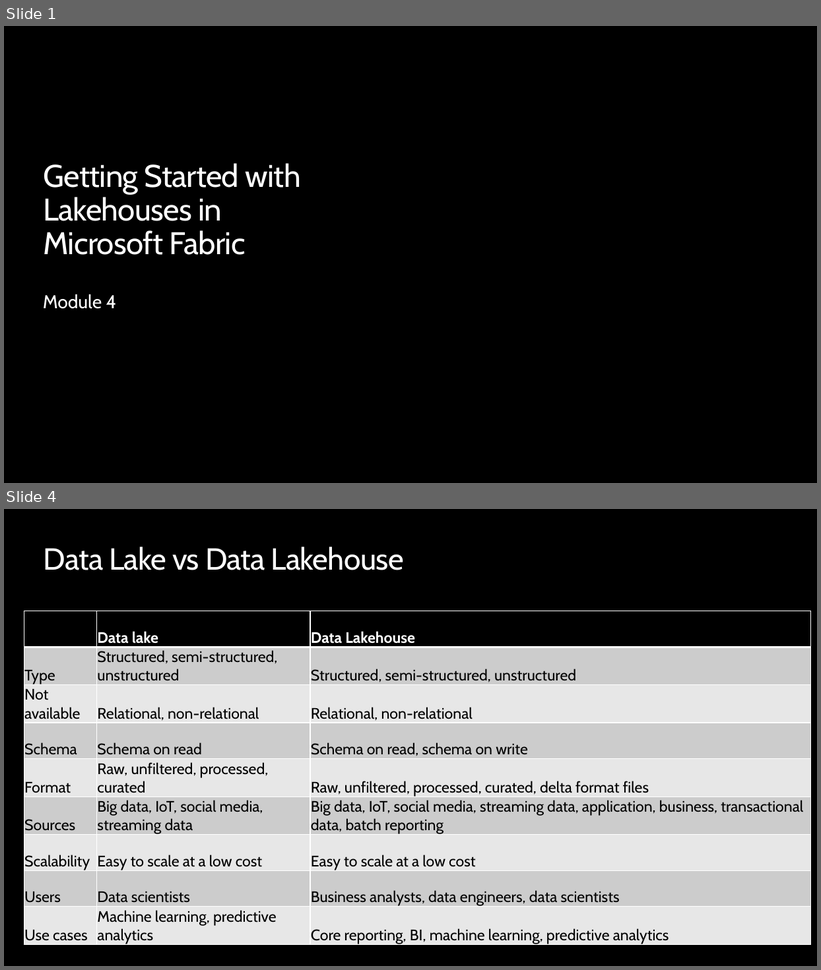
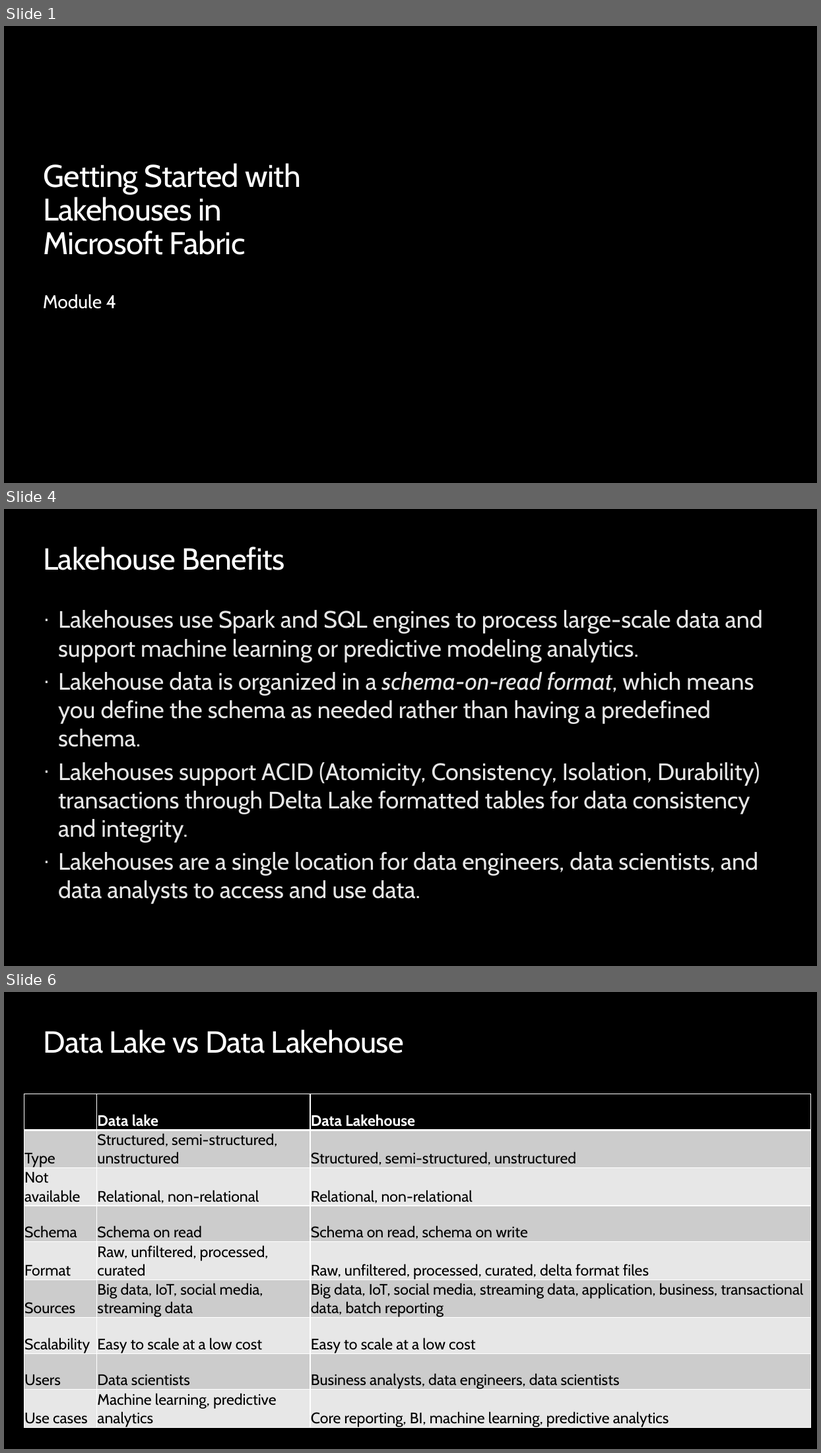
Before and after one commit to opsgility/fabric, a slide deck: slides/Dantoni-Opsgility-MSFabric-Module4.pptx. Shown one above the other, each under a label of ours: slides 1 and 4 before the commit, slides 1, 4 and 6 after it; the slides between them are not shown. The pictures are 821x970 and 821x1453 pixels, drawn with LibreOffice and Linux fonts; fonts in the diff are those of the drawing; background and template pictures are left out. Boxes give left, top, right and bottom in pixels: in the first picture for what was removed or moved away, otherwise in the second. Text is boxed around its words. In the diff, an @@ line names an element or a change of style, - is before the commit and + after.

```diff
--- a/slides/Dantoni-Opsgility-MSFabric-Module4.pptx
+++ b/slides/Dantoni-Opsgility-MSFabric-Module4.pptx
@@ slide 4 added at <box>4,509,817,966</box>, background #000000 @@
@@ title added at <box>43,547,284,570</box>, 36 pt, text #FFFFFF @@
+Lakehouse Benefits
@@ text added at <box>58,610,763,904</box>, 28 pt, text #E6E6E6 @@
+· Lakehouses use Spark and SQL engines to process large-scale data and support machine learning or predictive modeling analytics.
+· Lakehouse data is organized in a schema-on-read format, which means you define the schema as needed rather than having a predefined schema.
+· Lakehouses support ACID (Atomicity, Consistency, Isolation, Durability) transactions through Delta Lake formatted tables for data consistency and integrity.
+· Lakehouses are a single location for data engineers, data scientists, and data analysts to access and use data.
@@ what was slide 4 is now slide 6 @@
```
Also in this commit, not shown: 3 slides changed, 7 other slides added, 2 slides removed, 4 other files.
